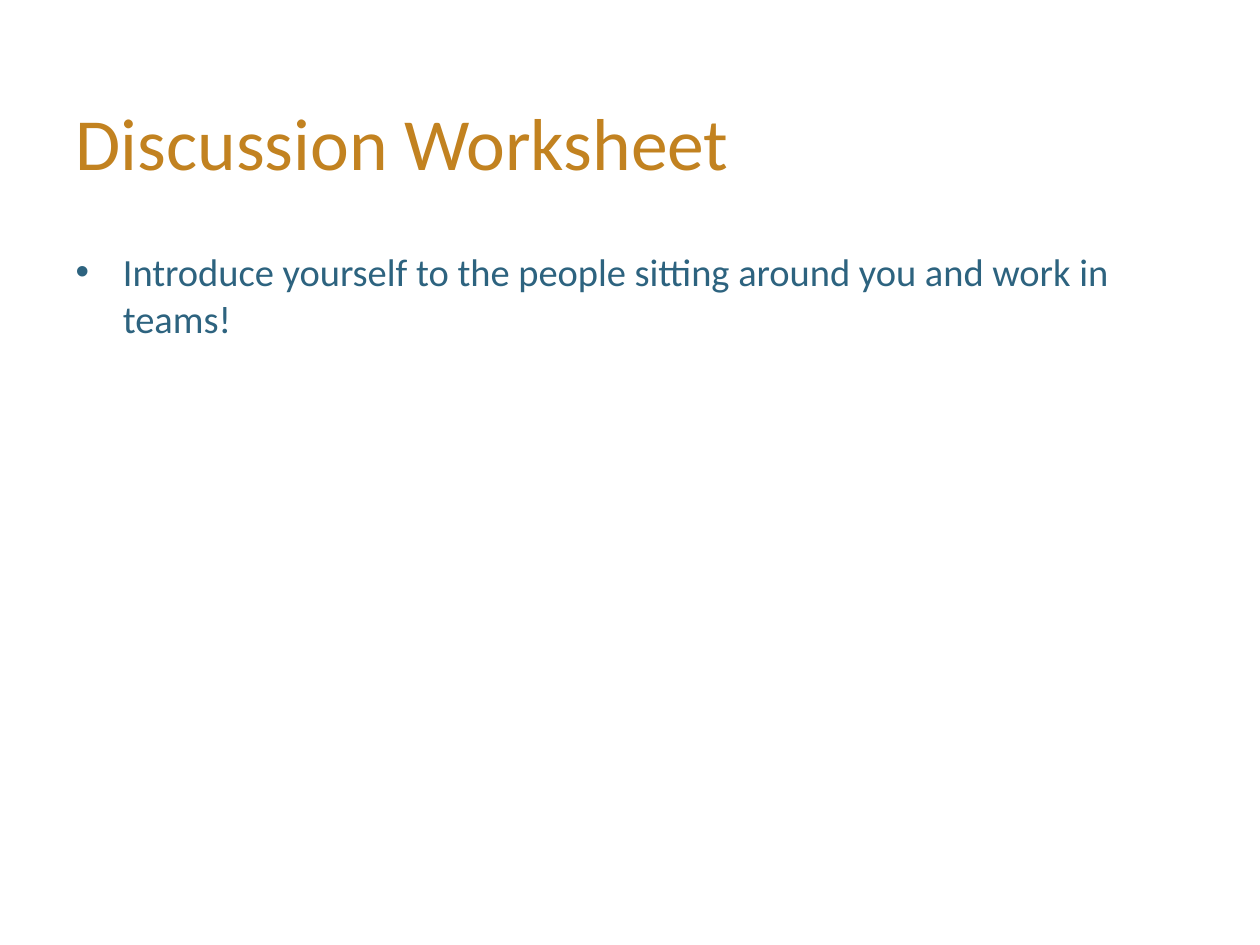
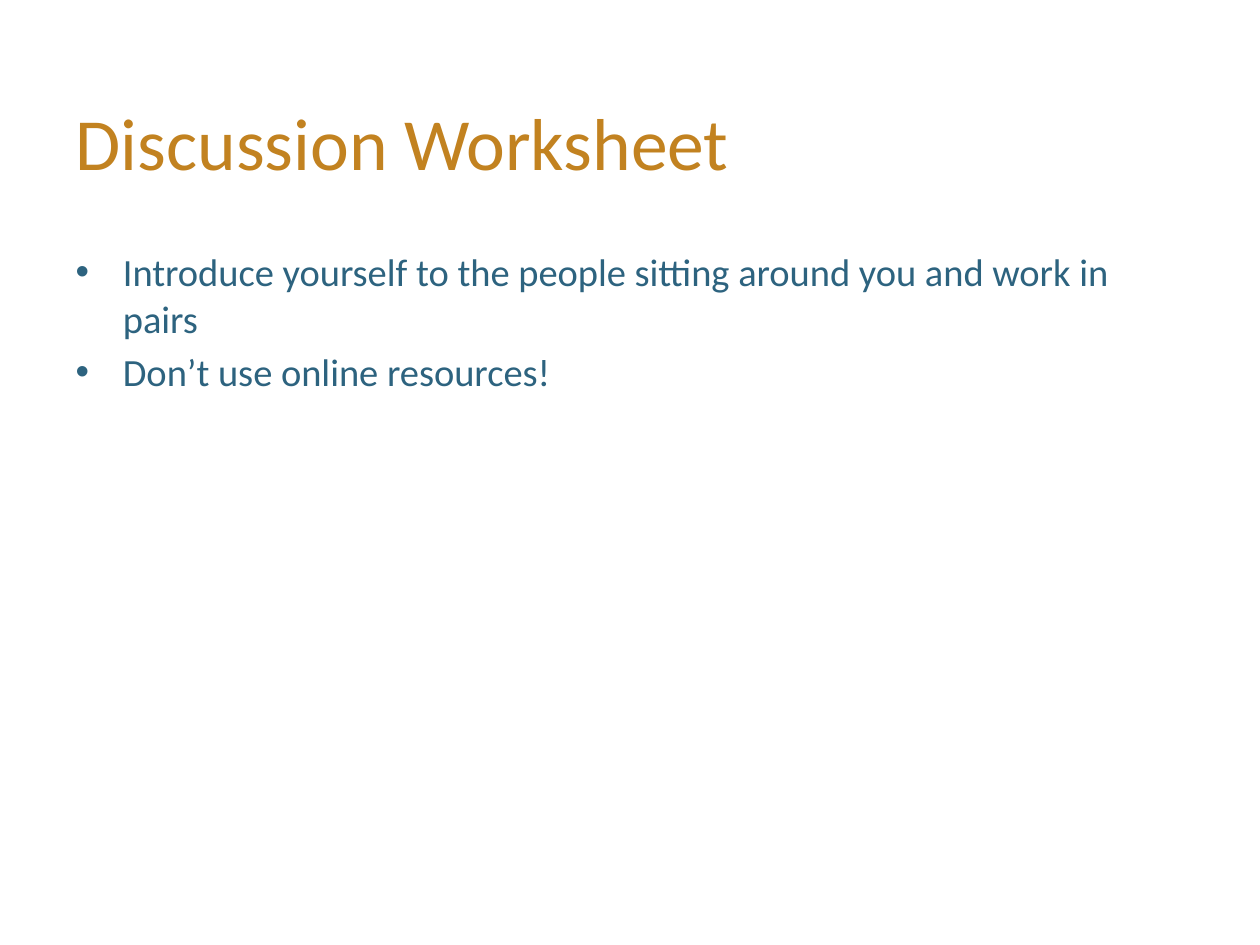
Before and after one commit to hLuo27/teaching, a slide deck: slide 7 of data8/slides/lab1.pptx (slide 5 before the commit). Drawn at 1260x945 pixels with LibreOffice and Linux fonts; fonts in the diff are those of the drawing; background and template pictures are left out. Boxes give left, top, right and bottom in pixels: in the first picture for what was removed or moved away, otherwise in the second. Text is boxed around its words. In the diff, an @@ line names an element or a change of style, - is before the commit and + after.

```diff
--- a/data8/slides/lab1.pptx
+++ b/data8/slides/lab1.pptx
@@ text at [123,259,1108,387]: text changed @@
-• Introduce yourself to the people sitting around you and work in teams!
+• Introduce yourself to the people sitting around you and work in pairs
+• Don’t use online resources!
```
Also in this commit, not shown: 7 other slides changed, 2 slides added, 1 slide removed, 1 other file.
